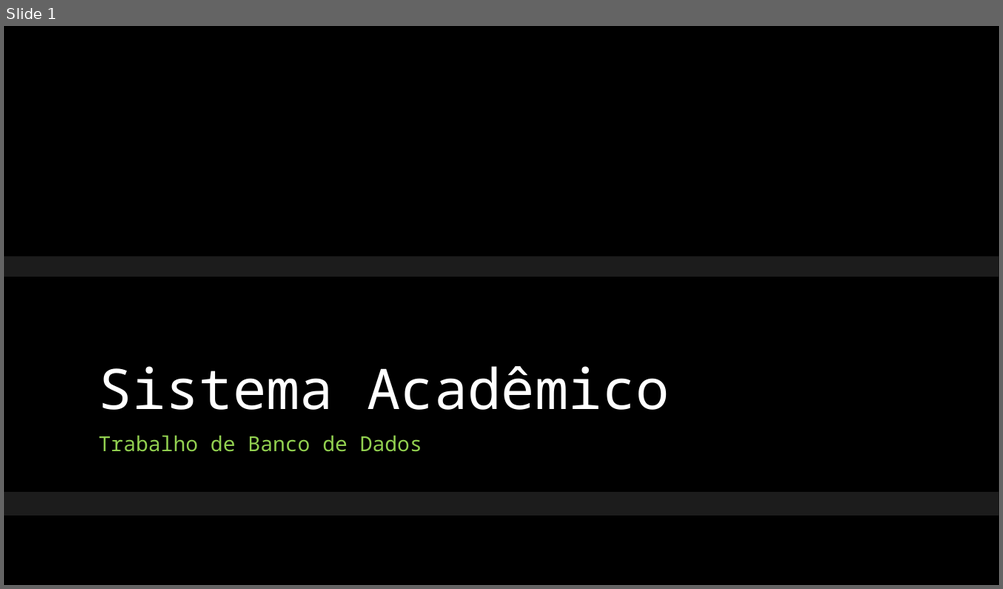
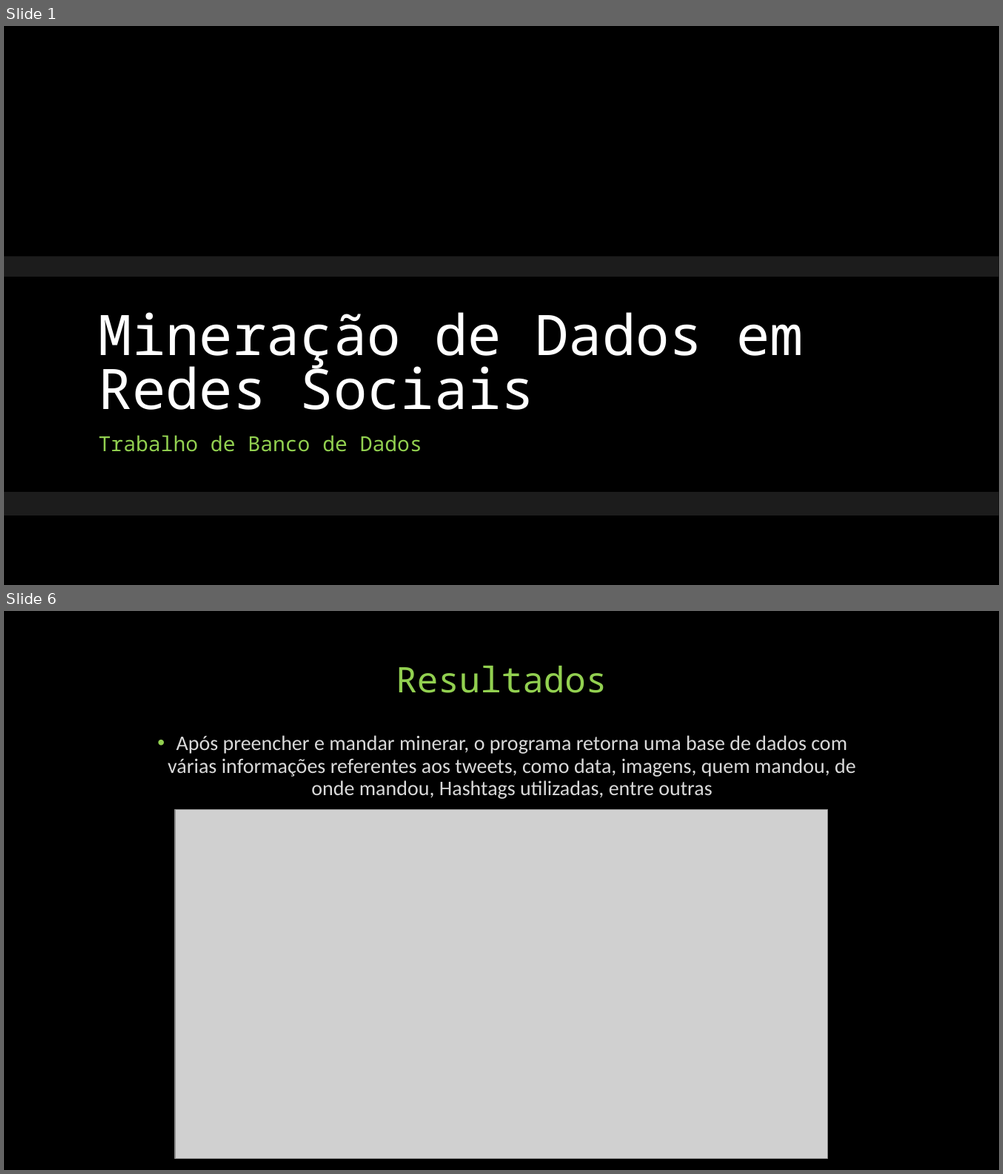
Before and after one commit to calosguilherme/trab01, a slide deck: Apresentação.pptx. Shown one above the other, each under a label of ours: slide 1 before the commit, slides 1 and 6 after it; the slides between them are not shown. The pictures are 1003x589 and 1003x1174 pixels, drawn with LibreOffice and Linux fonts; fonts in the diff are those of the drawing; grey boxes stand for pictures; background and template pictures are left out. Boxes give left, top, right and bottom in pixels: in the first picture for what was removed or moved away, otherwise in the second. Text is boxed around its words. In the diff, an @@ line names an element or a change of style, - is before the commit and + after.

```diff
--- a/Apresentação.pptx
+++ b/Apresentação.pptx
@@ slide 6 added at (4, 611, 999, 1170), background #000000 @@
@@ title added at (395, 666, 606, 693), 34 pt, text #92D050 @@
+Resultados
@@ text added at (168, 735, 856, 799), 20 pt, text #D9D9D9 @@
+• Após preencher e mandar minerar, o programa retorna uma base de dados com várias informações referentes aos tweets, como data, imagens, quem mandou, de onde mandou, Hashtags utilizadas, entre outras
@@ picture added at (175, 810, 828, 1159) @@
@@ slide 1 changed as well @@
@@ title at (99, 312, 803, 410): text changed @@
-Sistema Acadêmico
+Mineração de Dados em Redes Sociais
```
Also in this commit, not shown: 5 other slides added, 8 slides removed.
